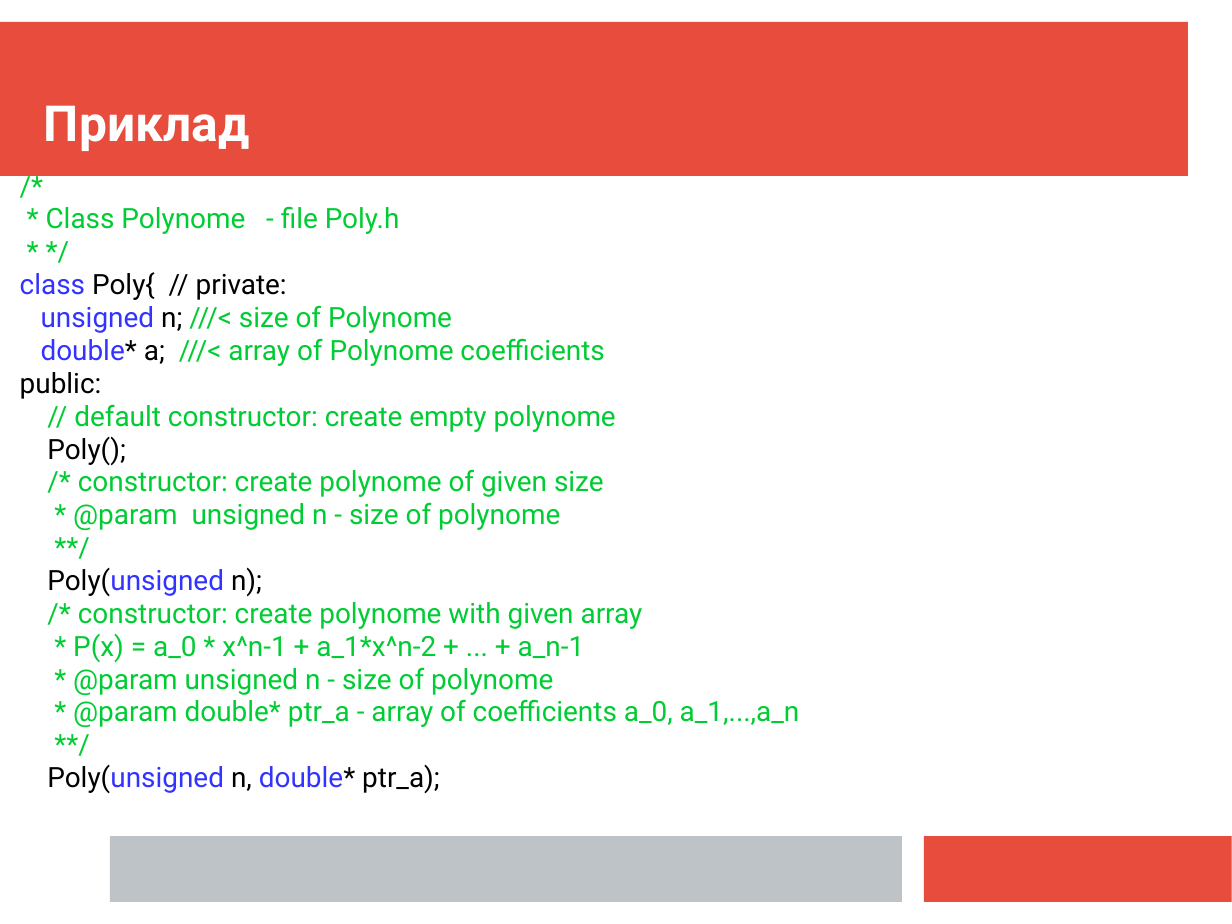
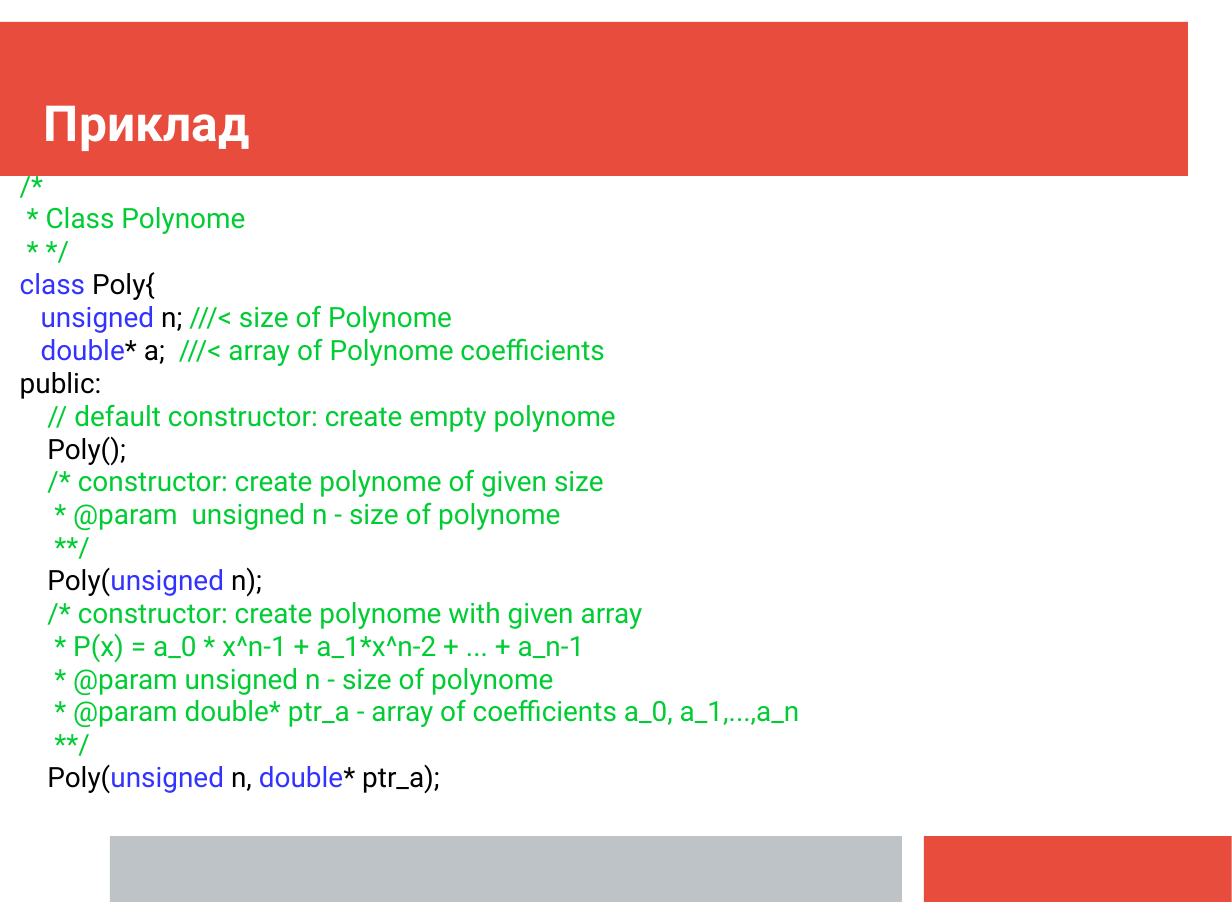
Before and after one commit to mecchmatProjects/CppCourse, a slide deck: slide 15 of Lect08/CppTutorUkr8.ppt. Drawn at 1232x924 pixels with LibreOffice and Linux fonts; fonts in the diff are those of the drawing. Boxes give left, top, right and bottom in pixels: in the first picture for what was removed or moved away, otherwise in the second. Text is boxed around its words. In the diff, an @@ line names an element or a change of style, - is before the commit and + after.

```diff
--- a/Lect08/CppTutorUkr8.ppt
+++ b/Lect08/CppTutorUkr8.ppt
@@ text at (46,207,245,234): text changed @@
-* Class Polynome - file Poly.h
+* Class Polynome
@@ text at (20,272,155,300): text changed; text colour #000000 to #3333FF @@
-class Poly{ // private:
+class Poly{
```
Also in this commit, not shown: 16 other slides changed, 1 slide removed, 11 other files.
